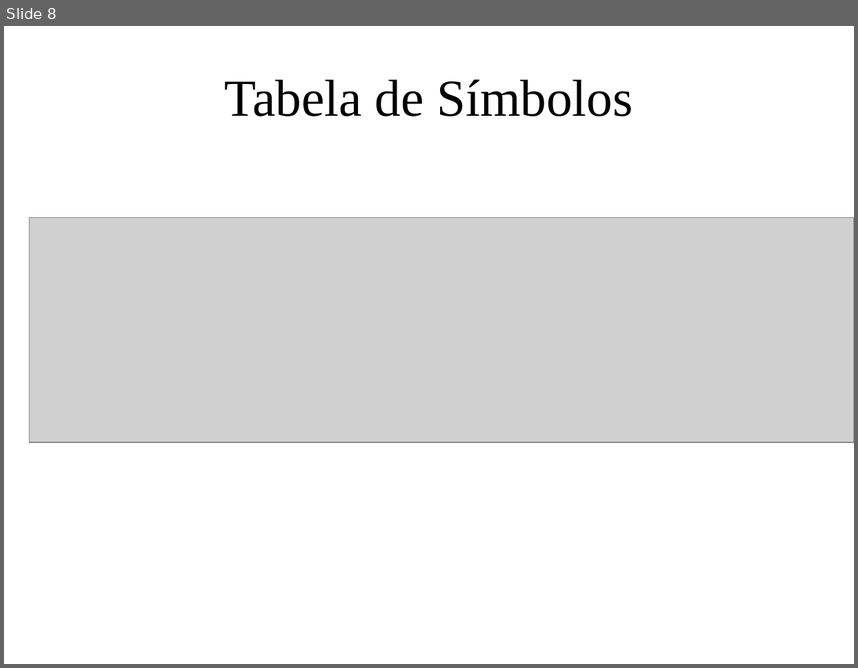
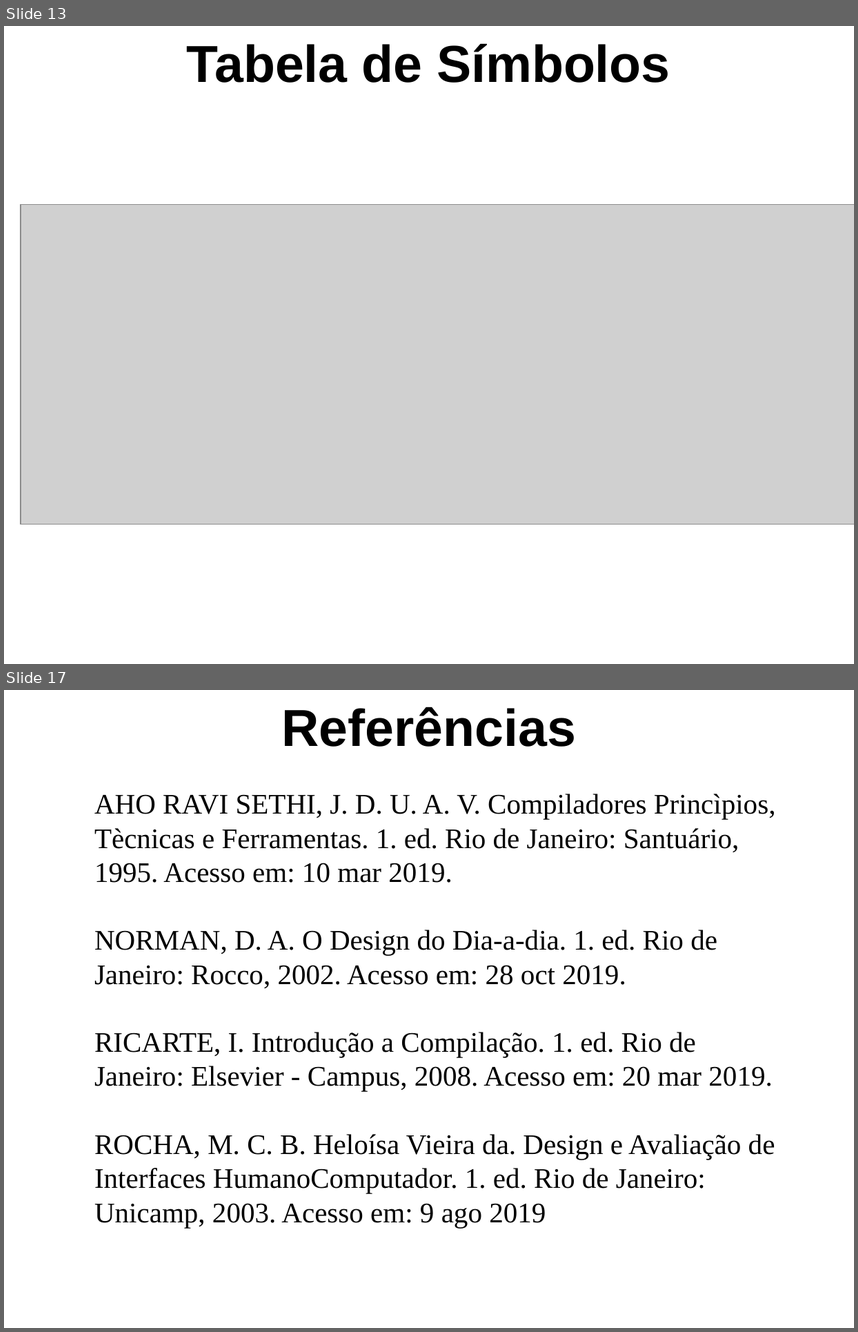
Before and after one commit to GabrielPRDF/TCC_Interpretador, a slide deck: Documentos/ApresentacaoTCC.ppt. Shown one above the other, each under a label of ours: slide 8 before the commit, slides 13 and 17 after it; the slides between them are not shown. The pictures are 858x668 and 858x1332 pixels, drawn with LibreOffice and Linux fonts; fonts in the diff are those of the drawing; grey boxes stand for pictures; background and template pictures are left out. Boxes give left, top, right and bottom in pixels: in the first picture for what was removed or moved away, otherwise in the second. Text is boxed around its words. In the diff, an @@ line names an element or a change of style, - is before the commit and + after.

```diff
--- a/Documentos/ApresentacaoTCC.ppt
+++ b/Documentos/ApresentacaoTCC.ppt
@@ slide 17 added at (x1=4, y1=690, x2=854, y2=1328), background picture (left out) @@
@@ text added at (x1=281, y1=707, x2=576, y2=747), 44 pt, text #000000, bold @@
+Referências
@@ text added at (x1=94, y1=793, x2=776, y2=1228), 24 pt, text #000000 @@
+AHO RAVI SETHI, J. D. U. A. V. Compiladores Princìpios, Tècnicas e Ferramentas. 1. ed. Rio de Janeiro: Santuário, 1995. Acesso em: 10 mar 2019.
+NORMAN, D. A. O Design do Dia-a-dia. 1. ed. Rio de Janeiro: Rocco, 2002. Acesso em: 28 oct 2019.
+RICARTE, I. Introdução a Compilação. 1. ed. Rio de Janeiro: Elsevier - Campus, 2008. Acesso em: 20 mar 2019.
+ROCHA, M. C. B. Heloísa Vieira da. Design e Avaliação de Interfaces HumanoComputador. 1. ed. Rio de Janeiro: Unicamp, 2003. Acesso em: 9 ago 2019
@@ what was slide 8 is now slide 13 @@
@@ slide 13 changed as well @@
@@ text "Tabela de Símbolos" moved from (x1=224, y1=79, x2=633, y2=116) to (x1=187, y1=43, x2=670, y2=83) @@
@@ text "Tabela de Símbolos" at (x1=187, y1=43, x2=670, y2=83): font Times New Roman to Arial, bold on @@
@@ picture resized from (x1=29, y1=217, x2=854, y2=441) to (x1=21, y1=205, x2=854, y2=524) @@
```
Also in this commit, not shown: 6 other slides changed, 10 other slides added, 3 slides removed, 6 other files.
